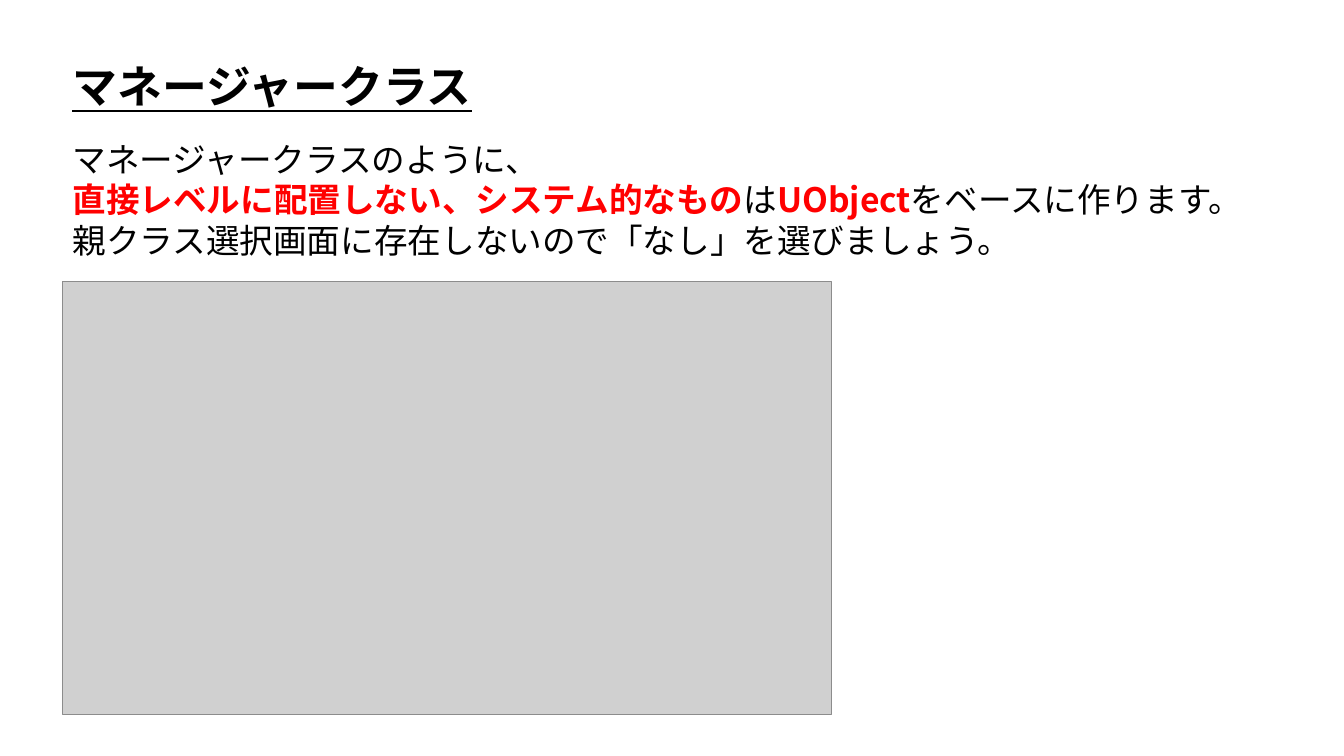
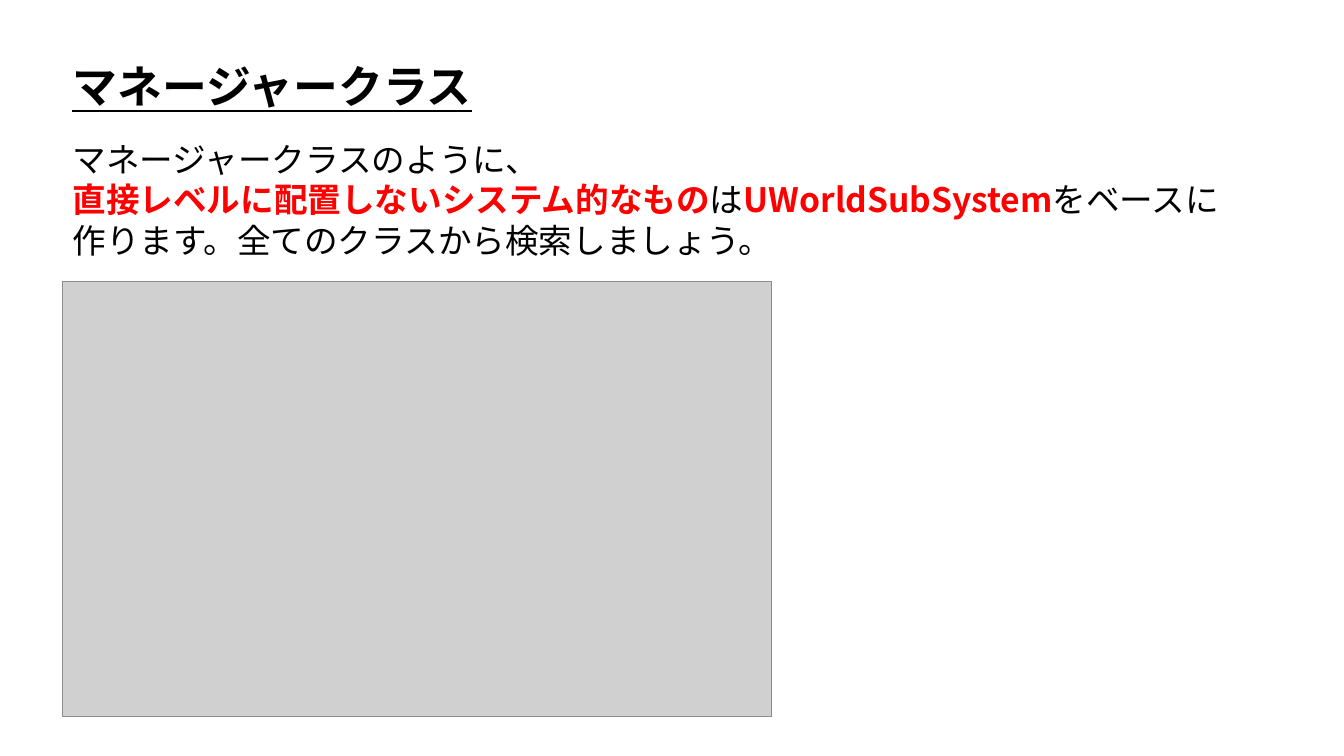
Before and after one commit to ArakiYusuke-Ohara/Textbook, a slide deck: slide 2 of ゲーム科3年/00_前期/ゲームエンジンⅤ/10_マネージャークラス.pptx. Drawn at 1344x756 pixels with LibreOffice and Linux fonts; fonts in the diff are those of the drawing; grey boxes stand for pictures. Boxes give left, top, right and bottom in pixels: in the first picture for what was removed or moved away, otherwise in the second. Text is boxed around its words. In the diff, an @@ line names an element or a change of style, - is before the commit and + after.

Commit message:
マネージャークラスを一新

```diff
--- a/ゲーム科3年/00_前期/ゲームエンジンⅤ/10_マネージャークラス.pptx
+++ b/ゲーム科3年/00_前期/ゲームエンジンⅤ/10_マネージャークラス.pptx
@@ text at (x1=73, y1=183, x2=1220, y2=256): text changed; text colour #000000 to #FF0000; bold on @@
-直接レベルに配置しない、システム的なものはUObjectをベースに作ります。
-親クラス選択画面に存在しないので「なし」を選びましょう。
+直接レベルに配置しないシステム的なものはUWorldSubSystemをベースに
+作ります。全てのクラスから検索しましょう。
@@ picture resized from (x1=63, y1=282, x2=831, y2=715) to (x1=63, y1=282, x2=772, y2=717) @@
```
Also in this commit, not shown: 4 other slides changed, 2 slides added, 2 slides removed, 8 other files.
